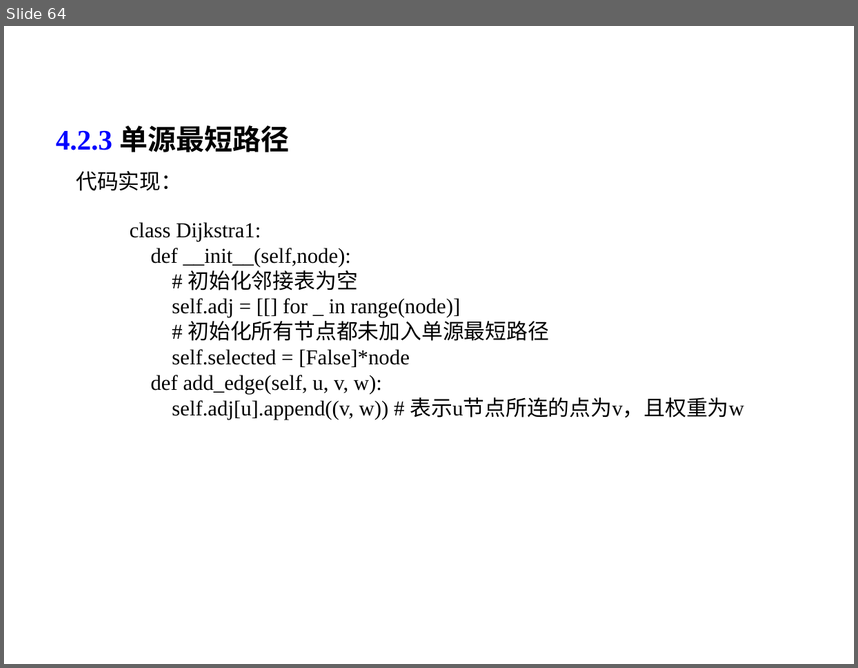
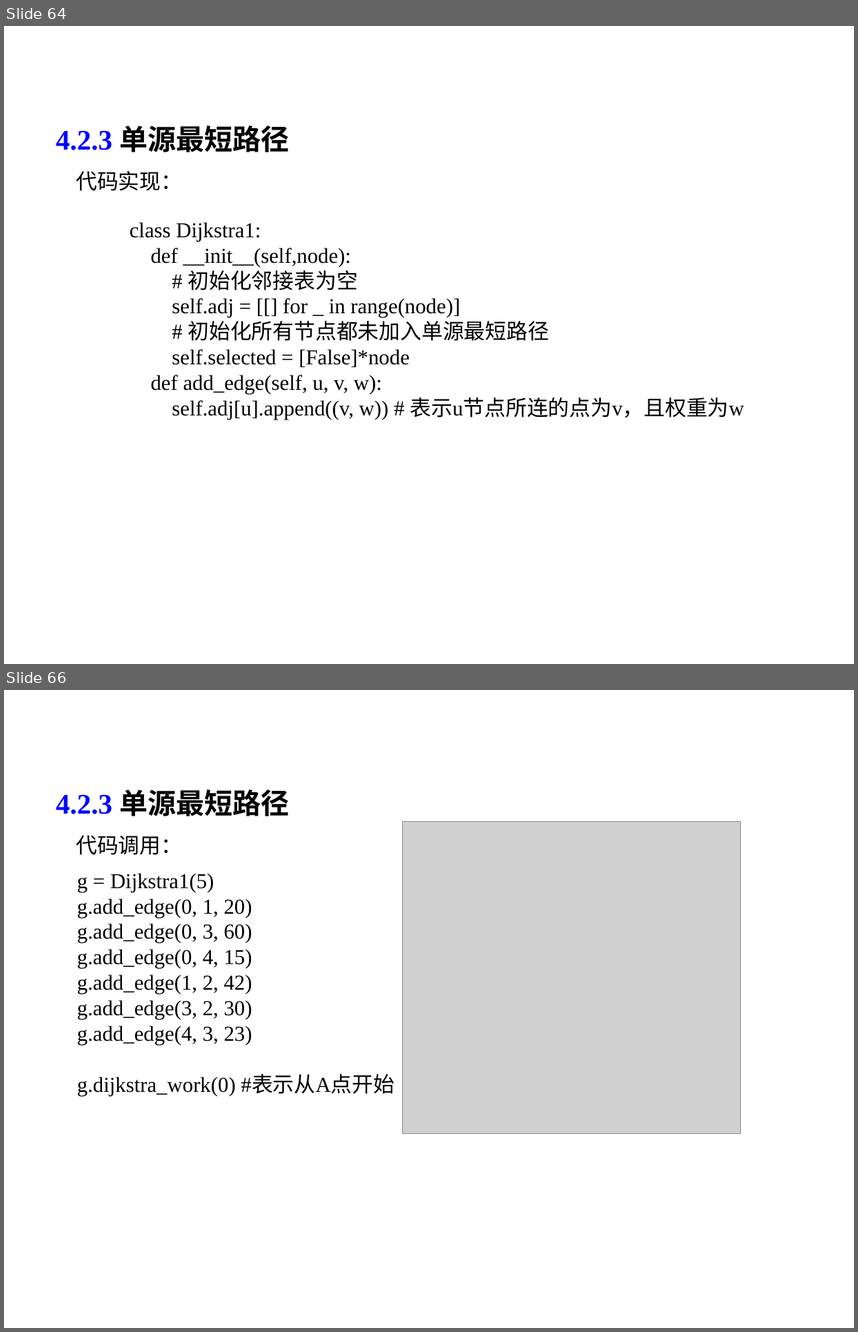
Before and after one commit to liutongling/DP, a slide deck: file/第4章 贪心法.pptx. Shown one above the other, each under a label of ours: slide 64 before the commit, slides 64 and 66 after it; the slides between them are not shown. The pictures are 858x668 and 858x1332 pixels, drawn with LibreOffice and Linux fonts; fonts in the diff are those of the drawing; grey boxes stand for pictures; background and template pictures are left out. Boxes give left, top, right and bottom in pixels: in the first picture for what was removed or moved away, otherwise in the second. Text is boxed around its words. In the diff, an @@ line names an element or a change of style, - is before the commit and + after.

```diff
--- a/file/第4章 贪心法.pptx
+++ b/file/第4章 贪心法.pptx
@@ slide 66 added at [4,690,854,1328], background #FFFFFF @@
@@ text added at [56,789,289,816], 24 pt, text #000000, bold @@
+4.2.3 单源最短路径
@@ picture added at [403,822,741,1134] @@
@@ text added at [76,835,182,855], 18 pt, text #000000 @@
+代码调用：
@@ text added at [77,873,395,1096], 18 pt, text #000000 @@
+g = Dijkstra1(5)
+g.add_edge(0, 1, 20)
+g.add_edge(0, 3, 60)
+g.add_edge(0, 4, 15)
+g.add_edge(1, 2, 42)
+g.add_edge(3, 2, 30)
+g.add_edge(4, 3, 23)
+g.dijkstra_work(0) #表示从A点开始
```
Also in this commit, not shown: 1 slide changed, 3 other files.
